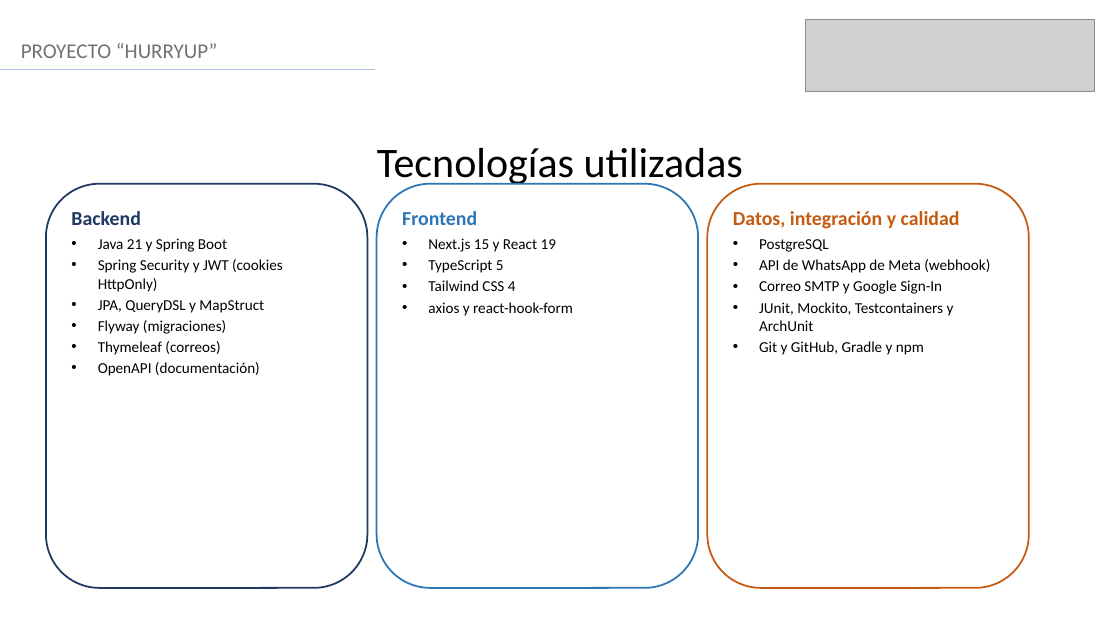
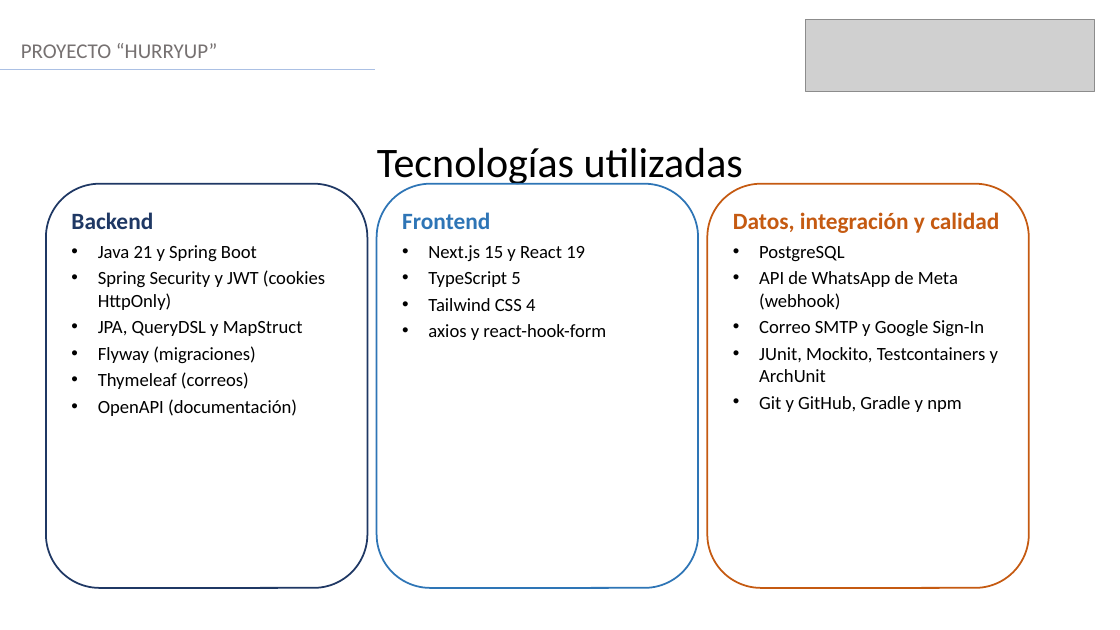
Before and after one commit to Vichobustosss/2026_2_BUSTOS-HEREDIA_CASPTONE_002D_GRUPO_006, a slide deck: slide 10 of Fase 2/Evidencias Proyecto/Presentación Proyecto.pptx. Drawn at 1120x630 pixels with LibreOffice and Linux fonts; fonts in the diff are those of the drawing; grey boxes stand for pictures. Boxes give left, top, right and bottom in pixels: in the first picture for what was removed or moved away, otherwise in the second. Text is boxed around its words. In the diff, an @@ line names an element or a change of style, - is before the commit and + after.

```diff
--- a/Fase 2/Evidencias Proyecto/Presentación Proyecto.pptx
+++ b/Fase 2/Evidencias Proyecto/Presentación Proyecto.pptx
@@ rounded rectangle "Backend" at (46,184,368,588): size 17 to 20 pt in "Backend"; size 13 to 16 pt; more space between paragraphs @@
@@ rounded rectangle "Frontend" at (376,184,698,588): size 17 to 20 pt in "Frontend"; size 13 to 16 pt in "Next.js 15 y React 19", "TypeScript 5", "Tailwind CSS 4", "axios y react-hook-form"; more space between paragraphs @@
@@ rounded rectangle "Datos, integración y calidad" at (707,184,1029,588): size 17 to 20 pt in "Datos, integración y calidad"; size 13 to 16 pt in "PostgreSQL", "API de WhatsApp de Meta (webhook)", "Correo SMTP y Google Sign-In", "JUnit, Mockito, Testcontainers y ArchUnit" and 1 more places; more space between paragraphs @@
```
Also in this commit, not shown: 3 other slides changed, 8 other files.
